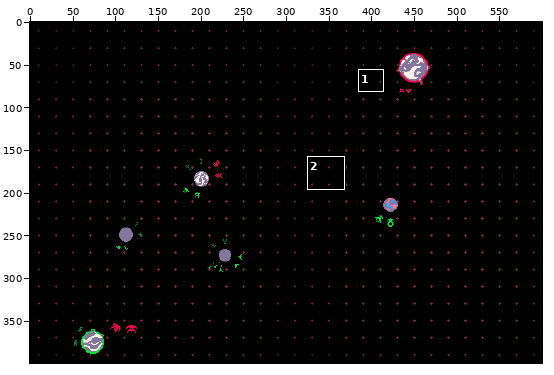
A pixel-art file gets an edit: assets/mockup1.aseprite. Above: a wide view before the commit, with the close-up outlined.
Close-up. First the earlier version:
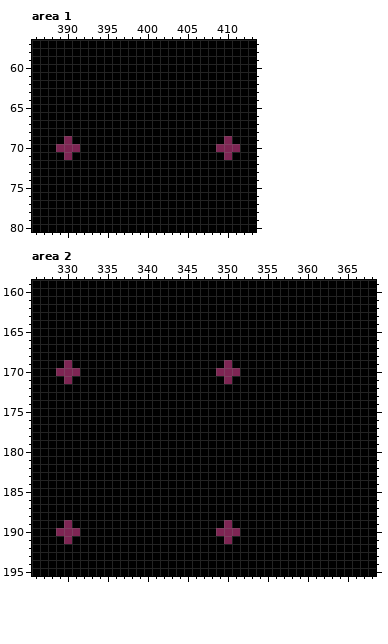
600x400 pixels, 1 frame. Shown: area 1: x 386..413, y 57..80; area 2: x 326..368, y 159..195.
Once edited:
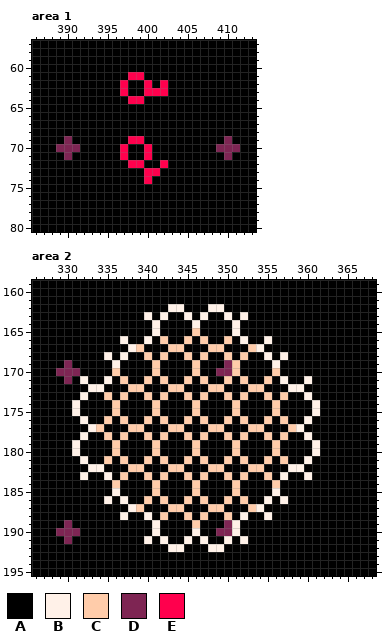
Palette (. is transparent): A #000000  B #fff1e8  C #ffccaa  D #7e2553  E #ff004d
From the commit log: messed up this commit but: added black outlines around ships
Change:
layer "Layer 4" added
Changed rows in their new state; - is an unchanged pixel.
Area 1, layer "Ships":
first column x 397:
61 -EE---
62 E--E-E
63 E--EEE
64 -EE---
first column x 397:
69 -EE---
70 E--E--
71 E--E--
72 -EE--E
73 ---EE-
74 ---E--
Area 2, layer "Layer 4":
first column x 331:
162 ------------BB---BB------------
163 ---------B-B--B-B--B-B---------
164 ----------B----B----B----------
165 ----------B----C----B----------
166 ------B--B-C--C-C--C-B--B------
167 -------BC---CC---CC---CB-------
168 ----B-B--C-C--C-C--C-C--B-B----
169 -----B----C----C----C----B-----
170 -----C----C----C----C----C-----
171 -B--B-C--C-C--C-C--C-C--C-B--B-
172 --BB---CC---CC---CC---CC---BB--
173 -B--C-C--C-C--C-C--C-C--C-C--B-
174 B----C----C----C----C----C----B
175 B----C----C----C----C----C----B
176 -B--C-C--C-C--C-C--C-C--C-C--B-
177 --BC---CC---CC---CC---CC---CB--
178 -B--C-C--C-C--C-C--C-C--C-C--B-
179 B----C----C----C----C----C----B
180 B----C----C----C----C----C----B
181 -B--C-C--C-C--C-C--C-C--C-C--B-
182 --BB---CC---CC---CC---CC---BB--
183 -B--B-C--C-C--C-C--C-C--C-B--B-
184 -----C----C----C----C----C-----
185 -----B----C----C----C----B-----
186 ----B-B--C-C--C-C--C-C--B-B----
187 -------BC---CC---CC---CB-------
188 ------B--B-C--C-C--C-B--B------
189 ----------B----C----B----------
190 ----------B----B----B----------
191 ---------B-B--B-B--B-B---------
192 ------------BB---BB------------
Where, in picture pixels (left, top, right, bottom), the same in both close-ups:
changed: (120, 72, 168, 104)
changed: (120, 136, 168, 184)
changed: (72, 304, 320, 552)
